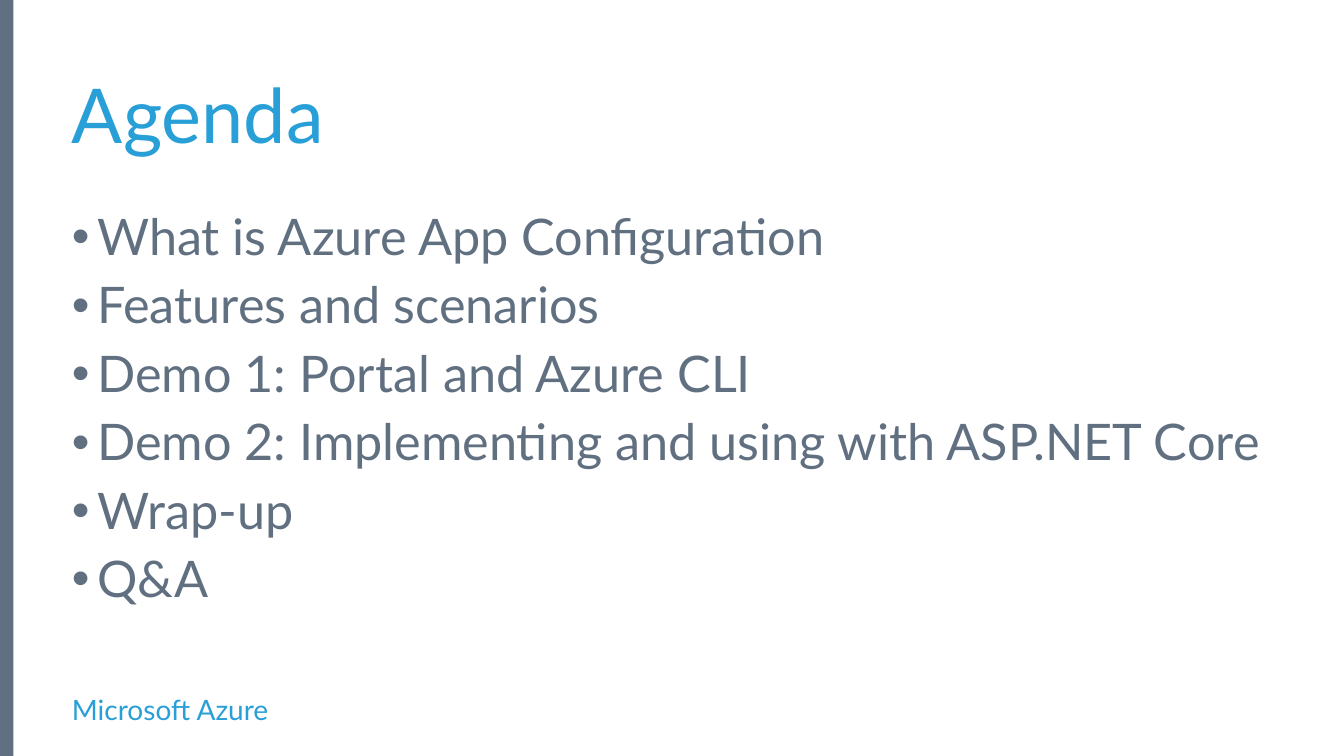
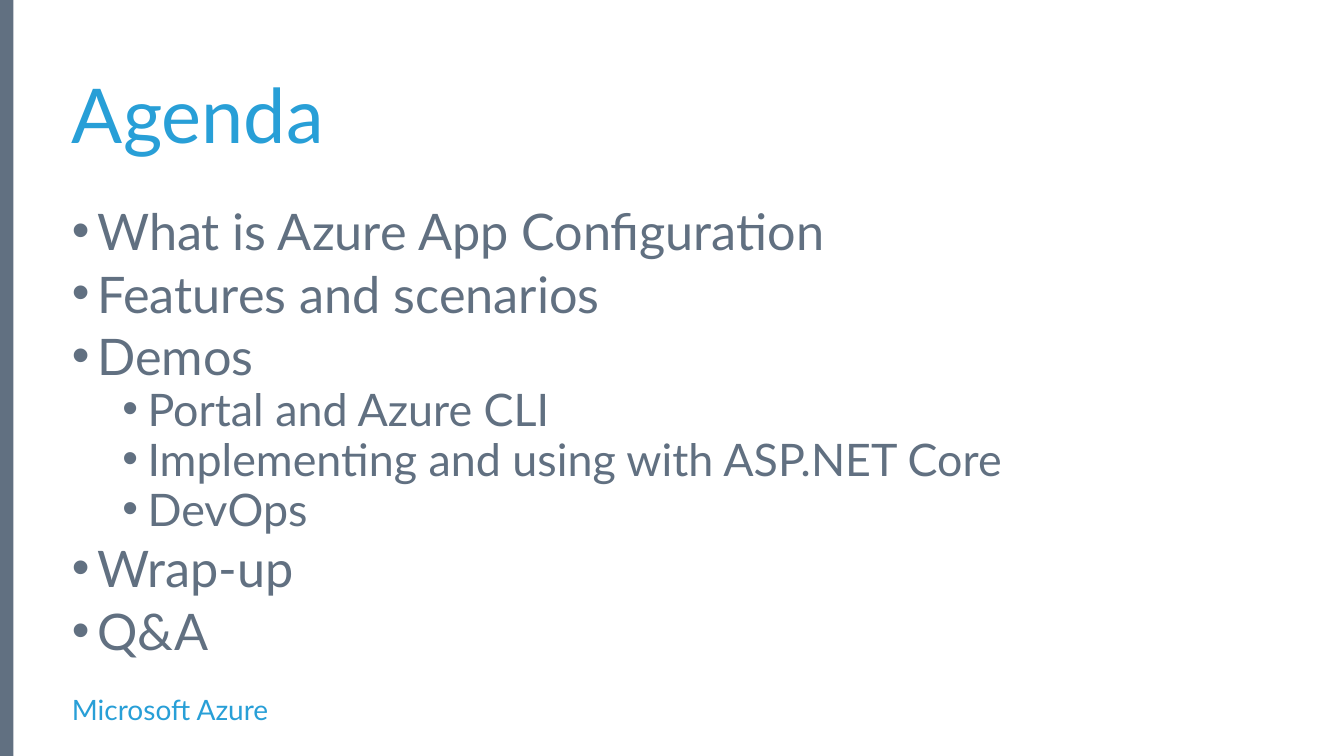
Before and after one commit to calloncampbell/Azure-App-Configuration-DemoWebApp, a slide deck: slide 3 of presentation/Centralized configuration with Azure App Configuration.pptx. Drawn at 1344x756 pixels with LibreOffice and Linux fonts; fonts in the diff are those of the drawing; background and template pictures are left out. Boxes give left, top, right and bottom in pixels: in the first picture for what was removed or moved away, otherwise in the second. Text is boxed around its words. In the diff, an @@ line names an element or a change of style, - is before the commit and + after.

Commit message:
Updated presentation

```diff
--- a/presentation/Centralized configuration with Azure App Configuration.pptx
+++ b/presentation/Centralized configuration with Azure App Configuration.pptx
@@ text at box(97, 213, 824, 658): line spacing 0.9 to 0.8 @@
@@ text at box(97, 339, 1002, 534): text changed; size 36 to 32 pt @@
-• Demo 1: Portal and Azure CLI
-• Demo 2: Implementing and using with ASP.NET Core
+• Demos
+  • Portal and Azure CLI
+  • Implementing and using with ASP.NET Core
+  • DevOps
```
Also in this commit, not shown: 3 other slides changed.
